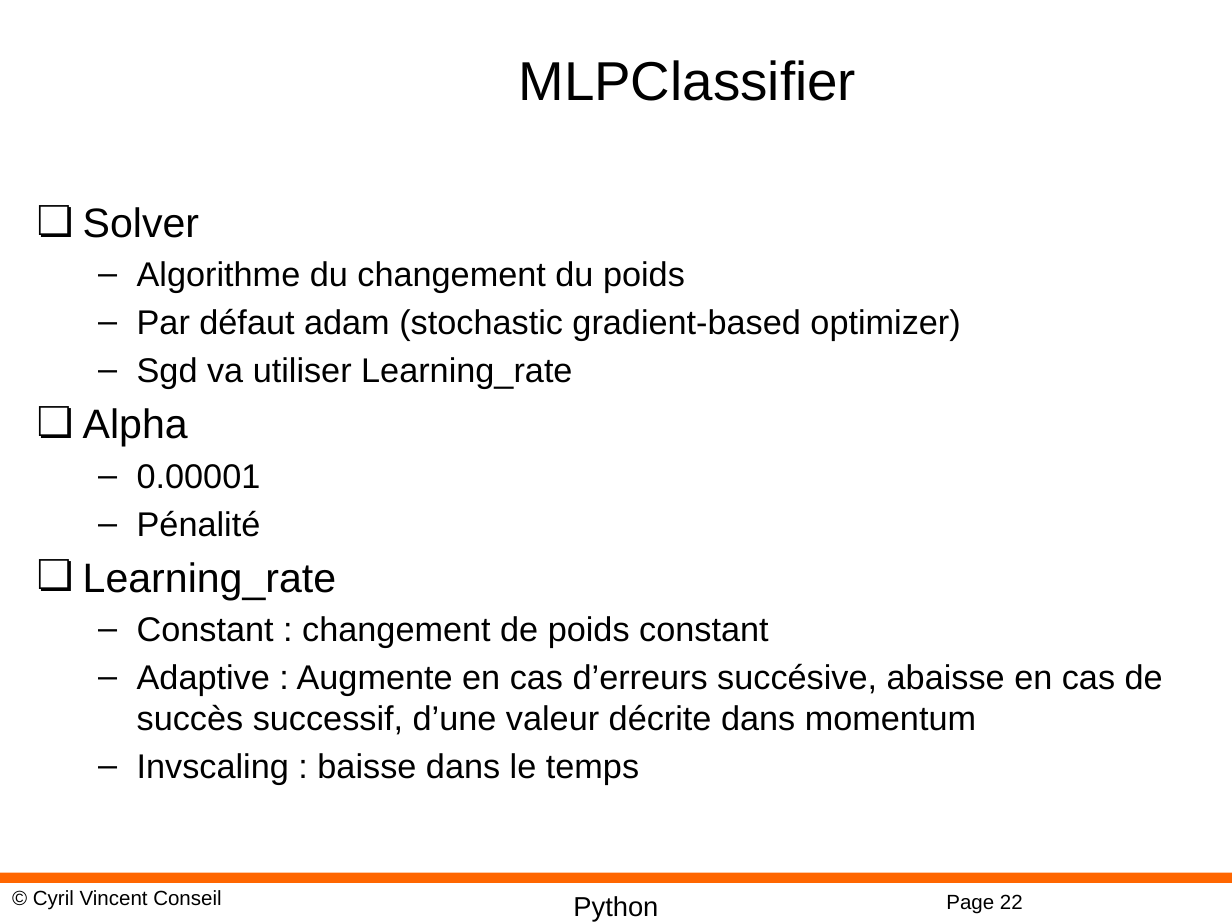
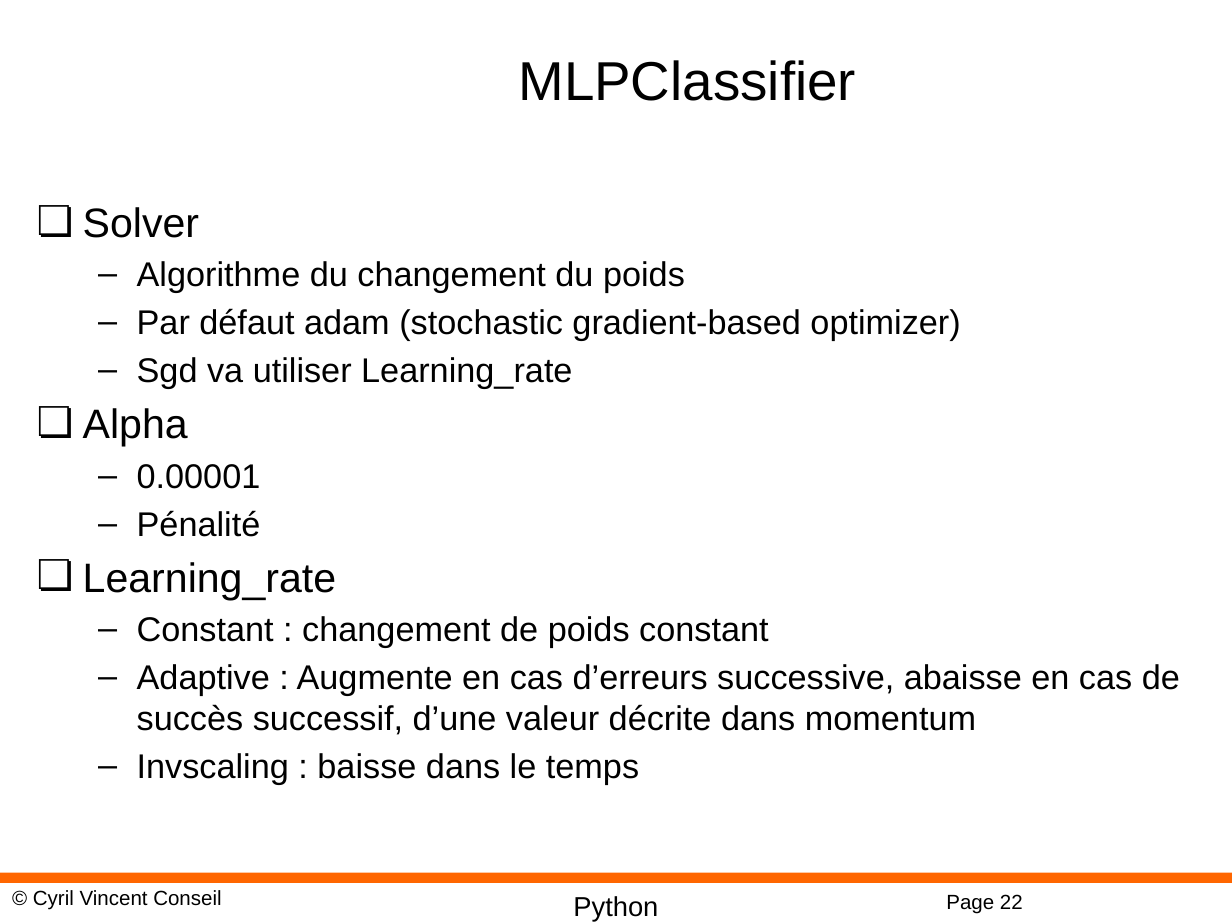
Before and after one commit to cyrilvincent/ML, a slide deck: slide 22 of PPT/MachineLearning18-NeuralNetwork.pptx. Drawn at 1232x924 pixels with LibreOffice and Linux fonts; fonts in the diff are those of the drawing; background and template pictures are left out. Boxes give left, top, right and bottom in pixels: in the first picture for what was removed or moved away, otherwise in the second. Text is boxed around its words. In the diff, an @@ line names an element or a change of style, - is before the commit and + after.

```diff
--- a/PPT/MachineLearning18-NeuralNetwork.pptx
+++ b/PPT/MachineLearning18-NeuralNetwork.pptx
@@ text at box(137, 664, 1180, 735): text changed @@
-  – Adaptive : Augmente en cas d’erreurs succésive, abaisse en cas de succès successif, d’une valeur décrite dans momentum
+  – Adaptive : Augmente en cas d’erreurs successive, abaisse en cas de succès successif, d’une valeur décrite dans momentum
```
Also in this commit, not shown: 1 other slide changed, 11 other files.
